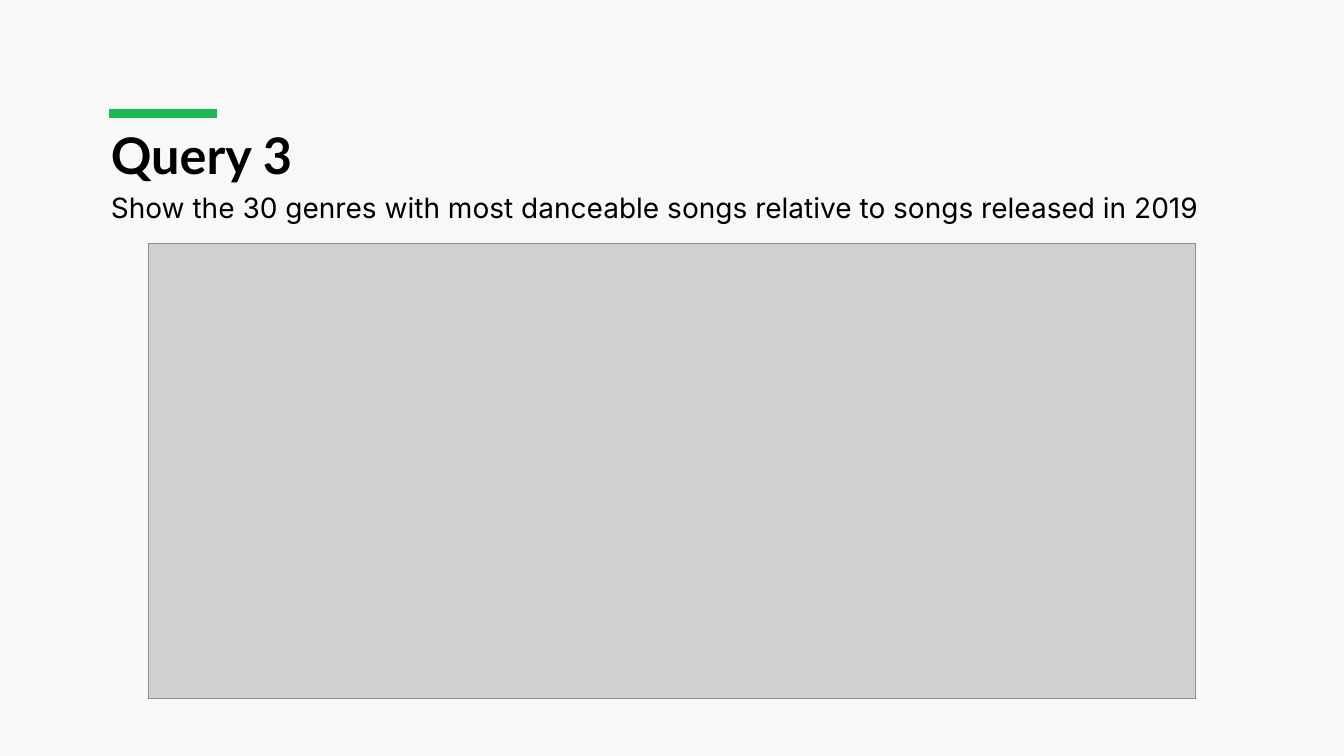
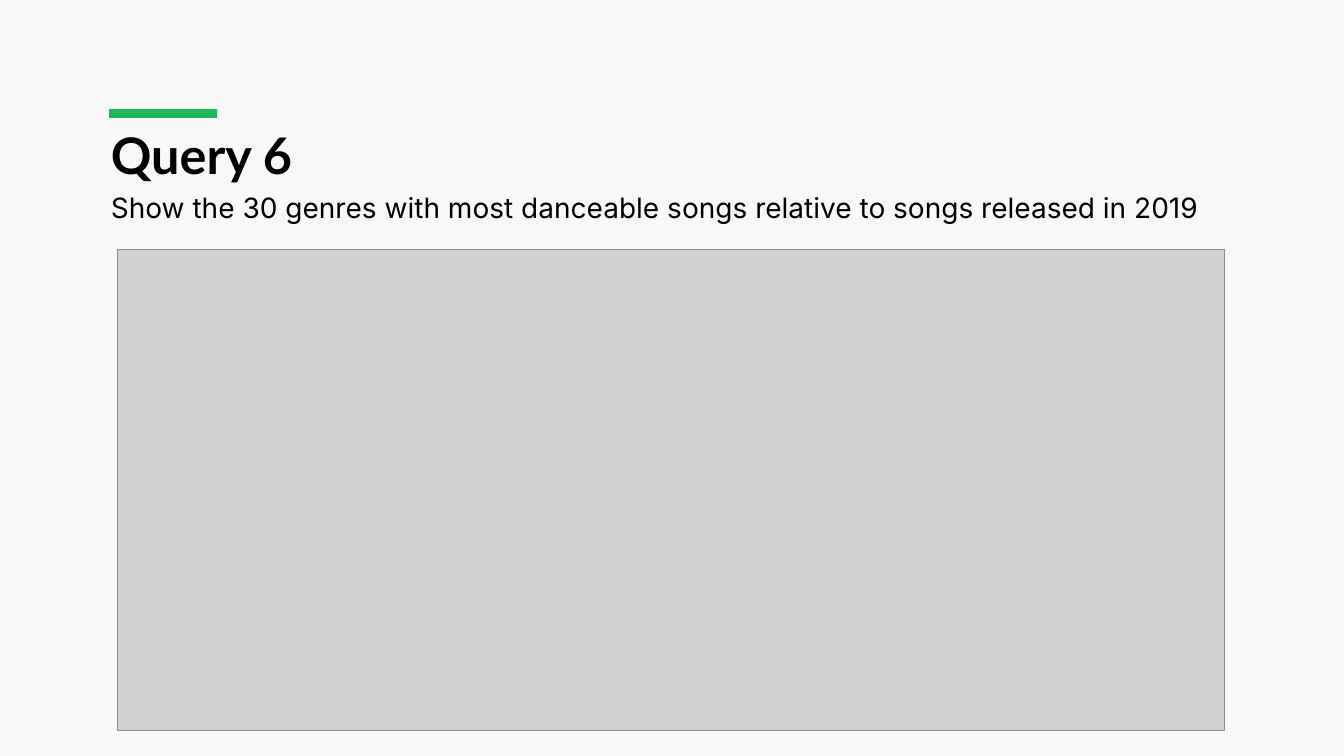
Before and after one commit to luca-martinelli-09/spotify-lod, a slide deck: slide 16 of Spotify_Presentation.pptx (slide 11 before the commit). Drawn at 1344x756 pixels with LibreOffice and Linux fonts; fonts in the diff are those of the drawing; grey boxes stand for pictures. Boxes give left, top, right and bottom in pixels: in the first picture for what was removed or moved away, otherwise in the second. Text is boxed around its words. In the diff, an @@ line names an element or a change of style, - is before the commit and + after.

```diff
--- a/Spotify_Presentation.pptx
+++ b/Spotify_Presentation.pptx
@@ title at (111, 137, 292, 183): text changed @@
-Query 3
+Query 6
@@ picture: place and size @@
-picture at (148, 244, 1196, 699)
+picture at (118, 250, 1225, 731)
```
Also in this commit, not shown: 14 other slides changed, 1 slide added, 1 slide removed, 1 other file.
